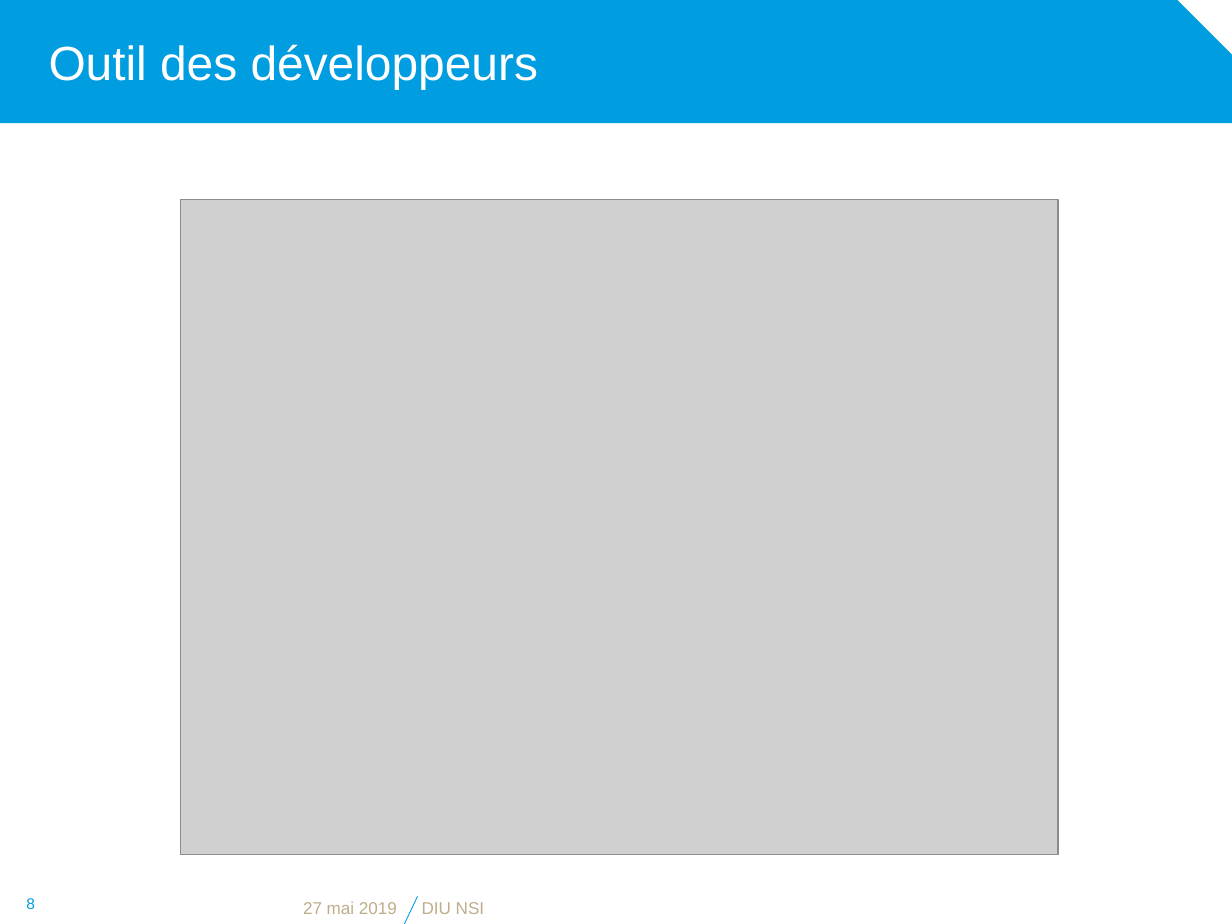
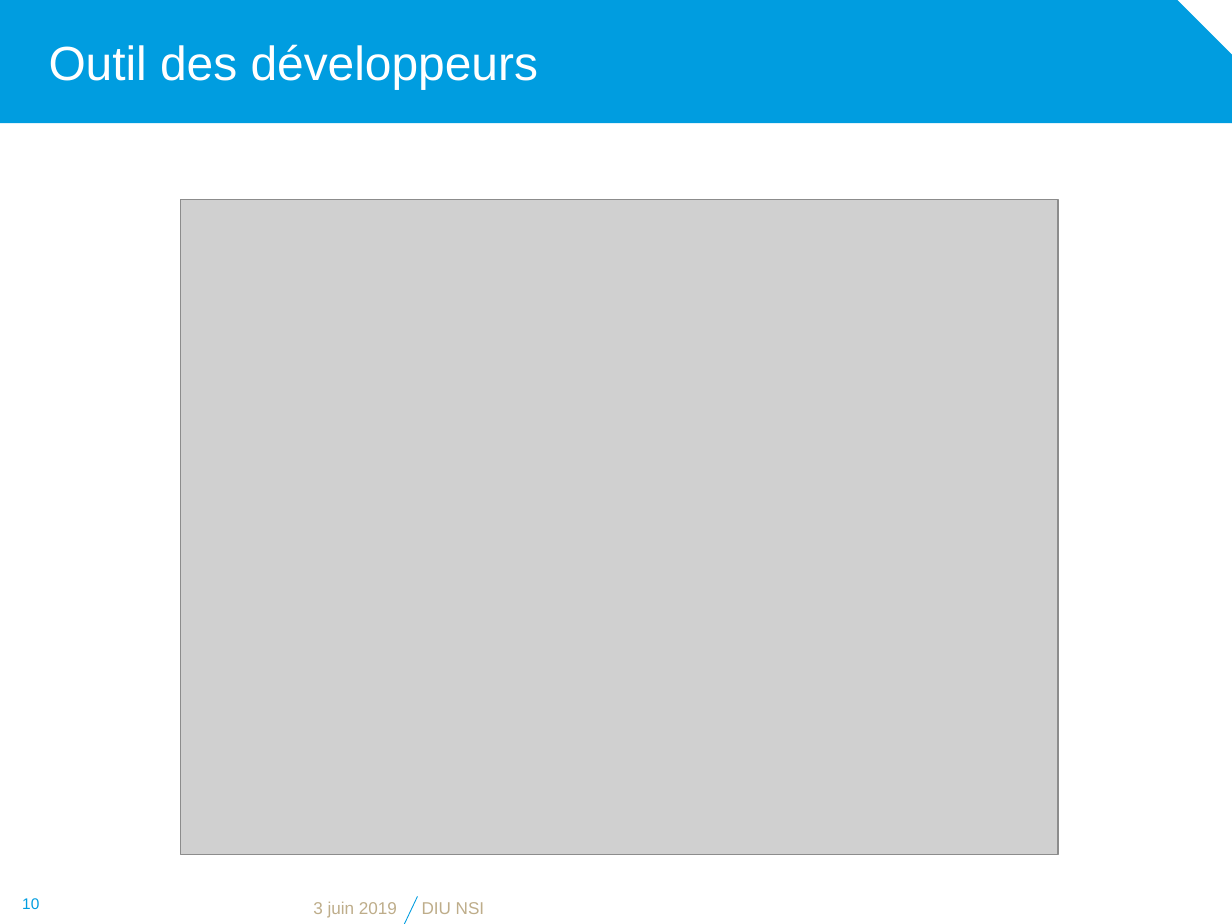
Before and after one commit to diu-uf-bordeaux/bloc1, a slide deck: slide 10 of web/2-HTML/html.pptx (slide 8 before the commit). Drawn at 1232x924 pixels with LibreOffice and Linux fonts; fonts in the diff are those of the drawing; grey boxes stand for pictures; background and template pictures are left out. Boxes give left, top, right and bottom in pixels: in the first picture for what was removed or moved away, otherwise in the second. Text is boxed around its words. In the diff, an @@ line names an element or a change of style, - is before the commit and + after.

```diff
--- a/web/2-HTML/html.pptx
+++ b/web/2-HTML/html.pptx
@@ page number at <box>22,898,39,909</box>: text changed @@
-8
+10
@@ text at <box>313,901,397,918</box>: text changed @@
-27 mai 2019
+3 juin 2019
```
Also in this commit, not shown: 5 other slides changed, 3 slides added, 1 slide removed.
